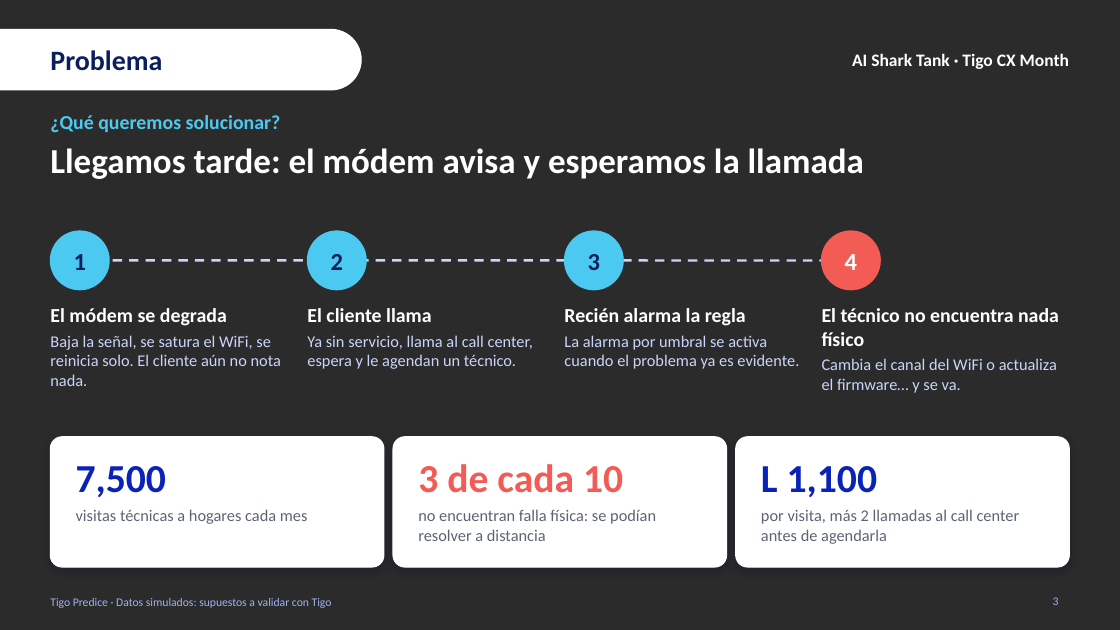
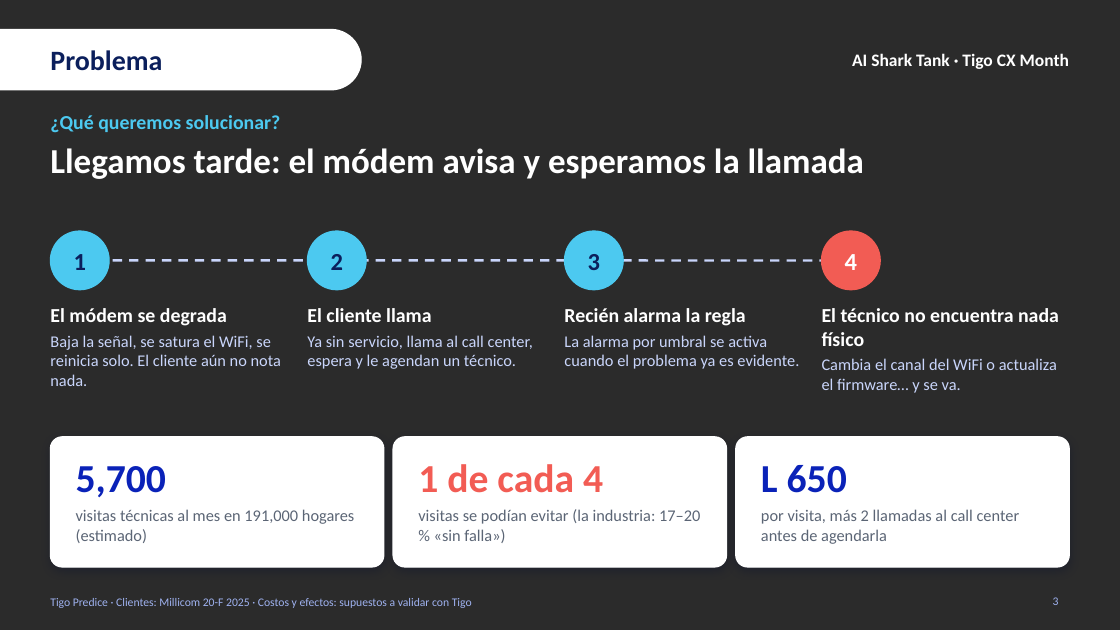
Before and after one commit to userf8a2c4/Tigo_Predice, a slide deck: slide 3 of 1_Presentacion/AI_Shark_Tank_Tigo_Predice.pptx. Drawn at 1120x630 pixels with LibreOffice and Linux fonts; fonts in the diff are those of the drawing; background and template pictures are left out; a plain dark background stands for a picture behind light text. Boxes give left, top, right and bottom in pixels: in the first picture for what was removed or moved away, otherwise in the second. Text is boxed around its words. In the diff, an @@ line names an element or a change of style, - is before the commit and + after.

```diff
--- a/1_Presentacion/AI_Shark_Tank_Tigo_Predice.pptx
+++ b/1_Presentacion/AI_Shark_Tank_Tigo_Predice.pptx
@@ text at (76,466,166,497): text changed @@
-7,500
+5,700
@@ text at (418,464,603,493): text changed @@
-3 de cada 10
+1 de cada 4
@@ text at (761,465,847,493): text changed @@
-L 1,100
+L 650
@@ text at (76,509,354,543): text changed @@
-visitas técnicas a hogares cada mes
+visitas técnicas al mes en 191,000 hogares (estimado)
@@ text at (418,509,700,543): text changed @@
-no encuentran falla física: se podían resolver a distancia
+visitas se podían evitar (la industria: 17–20 % «sin falla»)
@@ text at (50,598,472,608): text changed @@
-Tigo Predice · Datos simulados: supuestos a validar con Tigo
+Tigo Predice · Clientes: Millicom 20-F 2025 · Costos y efectos: supuestos a validar con Tigo
```
Also in this commit, not shown: 9 other slides changed, 58 other files.
